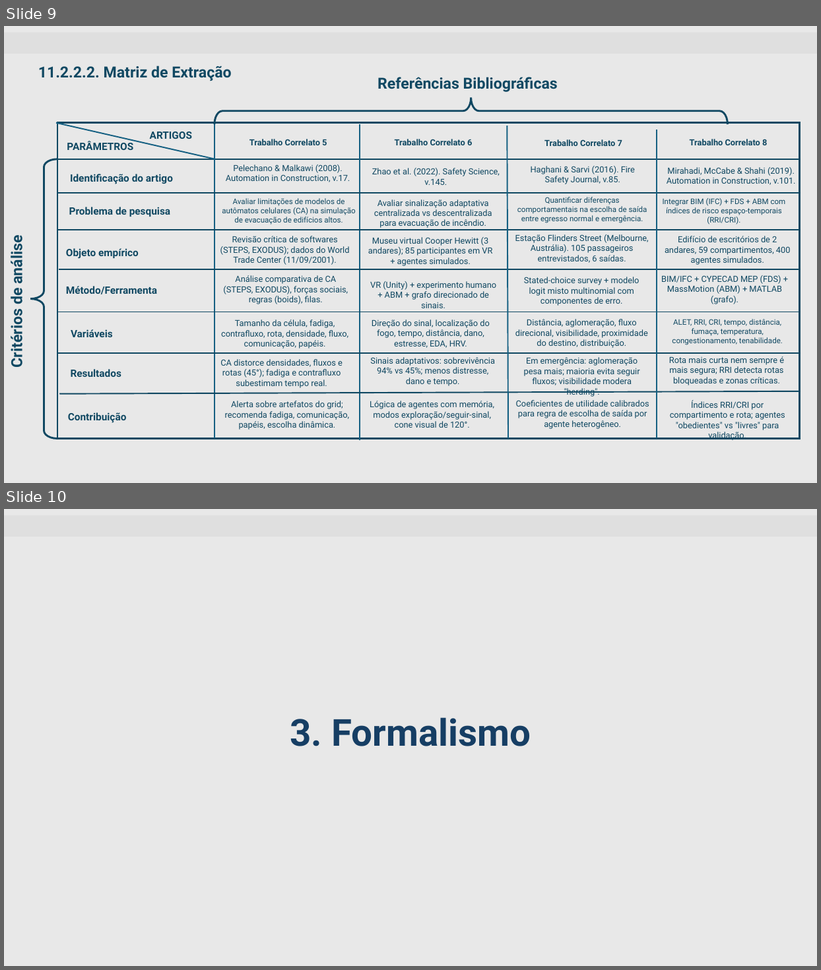
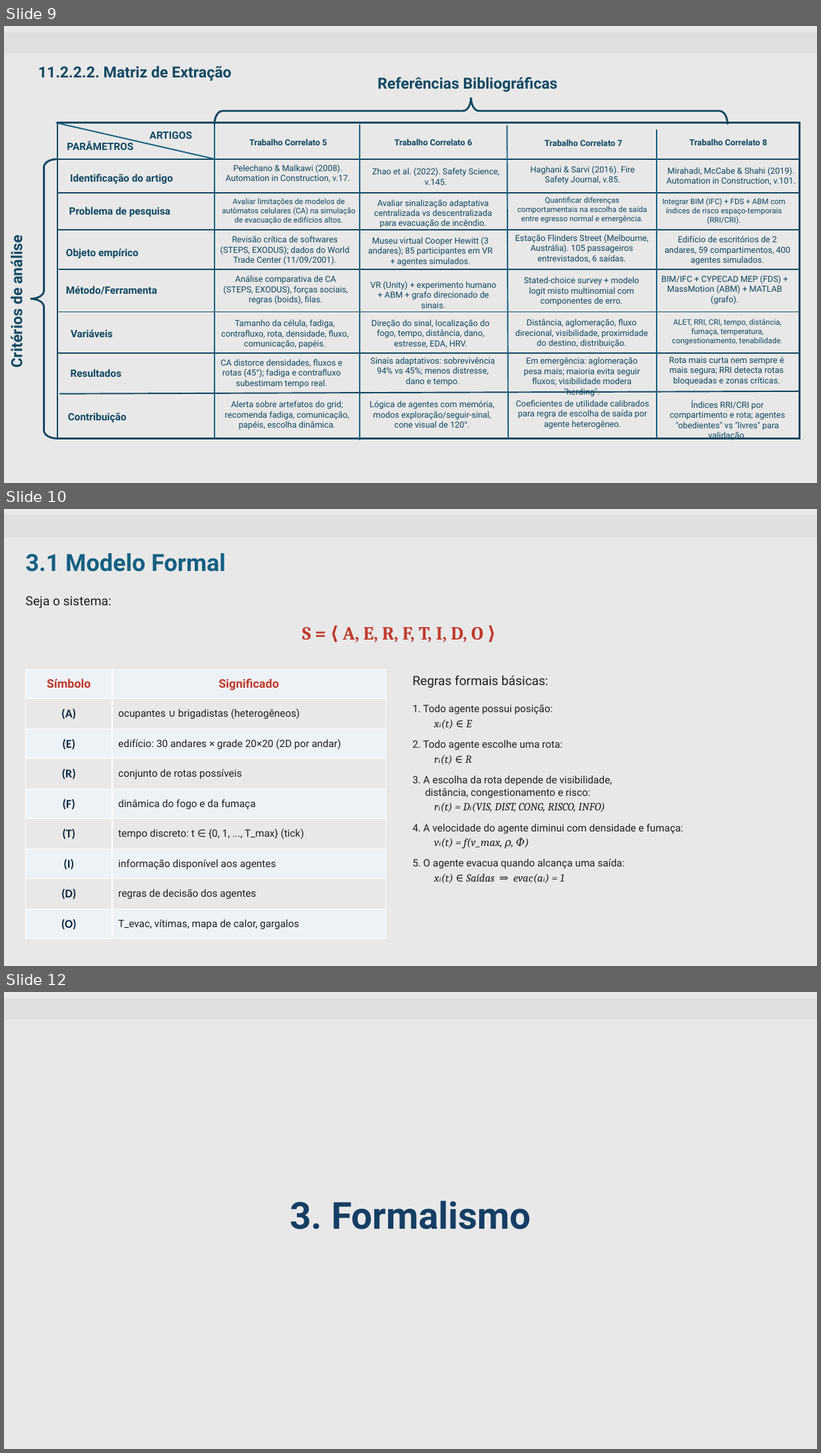
Before and after one commit to mattedi/Simulacao-2026, a slide deck: GuilhermeBackLucasFritzke/Template_Semnario_Grupo_Guilherme_Lucas_V3.pptx. Shown one above the other, each under a label of ours: slides 9 and 10 before the commit, slides 9, 10 and 12 after it; the slides between them are not shown. The pictures are 821x970 and 821x1453 pixels, drawn with LibreOffice and Linux fonts; fonts in the diff are those of the drawing; background and template pictures are left out. Boxes give left, top, right and bottom in pixels: in the first picture for what was removed or moved away, otherwise in the second. Text is boxed around its words. In the diff, an @@ line names an element or a change of style, - is before the commit and + after.

Commit message:
Modelo parte 02

```diff
--- a/GuilhermeBackLucasFritzke/Template_Semnario_Grupo_Guilherme_Lucas_V3.pptx
+++ b/GuilhermeBackLucasFritzke/Template_Semnario_Grupo_Guilherme_Lucas_V3.pptx
@@ slide 10 added at [4, 509, 817, 966], background #E8E8E8; not listed: 1 template element that a slide beside it also shows @@
@@ text added at [26, 553, 226, 572], 28 pt, text #156082, bold @@
+3.1 Modelo Formal
@@ text added at [26, 596, 112, 608], 15 pt, text #1F1F1F @@
+Seja o sistema:
@@ text added at [302, 627, 483, 642], 22 pt, text #C0392B, bold @@
+S = ⟨ A, E, R, F, T, I, D, O ⟩
@@ table added at [25, 669, 385, 939], 9 rows, 2 columns @@
+Símbolo | Significado
+(A) | ocupantes ∪ brigadistas (heterogêneos)
+(E) | edifício: 30 andares × grade 20×20 (2D por andar)
+(R) | conjunto de rotas possíveis
+(F) | dinâmica do fogo e da fumaça
+(T) | tempo discreto: t ∈ {0, 1, ..., T_max} (tick)
+(I) | informação disponível aos agentes
+(D) | regras de decisão dos agentes
+(O) | T_evac, vítimas, mapa de calor, gargalos
@@ text added at [413, 675, 548, 688], 15 pt, text #1F1F1F @@
+Regras formais básicas:
@@ text added at [413, 704, 684, 883], 12 pt, text #1F1F1F @@
+1. Todo agente possui posição:
+xᵢ(t) ∈ E
+2. Todo agente escolhe uma rota:
+rᵢ(t) ∈ R
+3. A escolha da rota depende de visibilidade,
+distância, congestionamento e risco:
+rᵢ(t) = Dᵢ(VIS, DIST, CONG, RISCO, INFO)
+4. A velocidade do agente diminui com densidade e fumaça:
+vᵢ(t) = f(v_max, ρ, Φ)
+5. O agente evacua quando alcança uma saída:
+xᵢ(t) ∈ Saídas ⇒ evac(aᵢ) = 1
@@ what was slide 10 is now slide 12 @@
```
Also in this commit, not shown: 1 other slide added.
